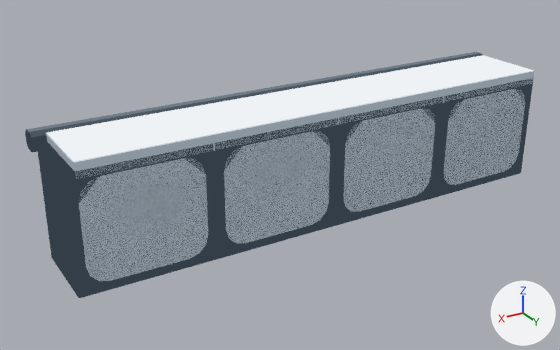
The glTF model Assets/TD2/Screen3D/Kit07/white/Terrain_TopRun4R.gltf as it was, and as the next commit left it.
Camera for both pictures: a 50 mm camera at (3.09, 5.03, 2.7) aimed at (0.24, 0.28, 0.32). The axes (+X, +Y, +Z) are drawn at lower right. The lights are the same throughout. The older version comes first. Vertices at exactly the same position are counted once.

Objects in the first picture: 'Terrain_TopRun4R_baked'.
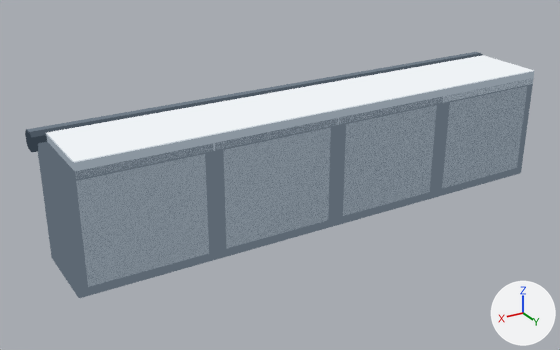
The change, as a diff of the scene's bpy script:
```diff
--- a/Assets/TD2/Screen3D/Kit07/white/Terrain_TopRun4R.gltf.py
+++ b/Assets/TD2/Screen3D/Kit07/white/Terrain_TopRun4R.gltf.py
@@ mat_k07_white_panel_wall_light @@
+mat_k07_white_panel_wall_light = bpy.data.materials.new('K07_white_panel_wall_light')
+# nodes: BsdfTransparent, Emission, LightPath, MixShader, OutputMaterial
+# colours: light grey #d9dfe4
@@ mat_k07_white_panel_wall @@
+mat_k07_white_panel_wall = bpy.data.materials.new('K07_white_panel_wall')
+# nodes: BsdfTransparent, Emission, LightPath, MixShader, OutputMaterial
+# colours: light grey #b3bcc4
@@ mat_k07_white_panel_wall_dark @@
+mat_k07_white_panel_wall_dark = bpy.data.materials.new('K07_white_panel_wall_dark')
+# nodes: BsdfTransparent, Emission, LightPath, MixShader, OutputMaterial
+# colours: grey #7f8a94
@@ mat_k07_white_seam_soft @@
+mat_k07_white_seam_soft = bpy.data.materials.new('K07_white_seam_soft')
+# nodes: BsdfTransparent, Emission, LightPath, MixShader, OutputMaterial
+# colours: greyish blue #5d6873
@@ me_terrain_toprun4r_001 @@
-me_terrain_toprun4r_001.from_pydata(...)  # 444 vertices, 868 faces; spans x -2.0..2.04, y -0.04..0.7, z 0.0..0.95
+me_terrain_toprun4r_001.from_pydata(...)  # 283 vertices, 548 faces; spans x -2.0..2.04, y -0.04..0.7, z 0.0..0.95
+# me_terrain_toprun4r_001 part 1: the loose piece of 64 vertices spanning x -1.94..-1.06, y 0.0..0.7, z 0.06..0.82 is rebuilt with 24 vertices and now spans x -1.94..-1.06, y 0.0..0.7, z 0.06..0.82
+# me_terrain_toprun4r_001 part 2: the loose piece of 64 vertices spanning x -0.94..-0.06, y 0.0..0.7, z 0.06..0.82 is rebuilt with 24 vertices and now spans x -0.94..-0.06, y 0.0..0.7, z 0.06..0.82
+# me_terrain_toprun4r_001 part 3: the loose piece of 64 vertices spanning x 0.06..0.94, y 0.0..0.7, z 0.06..0.82 is rebuilt with 24 vertices and now spans x 0.06..0.94, y 0.0..0.7, z 0.06..0.82
+# me_terrain_toprun4r_001 part 4
+# 64 vertices are removed from x 1.06..1.94, y 0.0..0.7, z 0.06..0.82
+# 230 faces are deleted
+# 15 vertices are added at x 1.06..1.94, y 0.0..0.7, z 0.06..0.82
+# 8 new vertices lie (0.0, 0.0, 0.74) away from vertices in x 1.06..1.94, y 0.0..0.7, z 0.07
+# 97 new faces join them, mat_k07_white_seam_soft
+# 25 new faces join them, mat_k07_white_panel_wall_dark
+# 7 new faces join them, mat_k07_white_panel_wall_light
+# 12 new faces join them, mat_k07_white_panel_wall
+# 6 new faces join them, mat_k07_white_panel_dark
+# 3 new faces join them, mat_k07_white_panel
+# me_terrain_toprun4r_001 part 5: 92 faces spanning x -2.0..2.0, y 0.08..0.7, z 0.0..0.88 switch from mat_k07_white_graphite_dark to mat_k07_white_seam_soft
 me_terrain_toprun4r_001.materials.append(mat_k07_white_panel_dark)
@@ me_terrain_toprun4r_001 @@
 me_terrain_toprun4r_001.materials.append(mat_k07_white_graphite)
+me_terrain_toprun4r_001.materials.append(mat_k07_white_panel_wall_dark)
+me_terrain_toprun4r_001.materials.append(mat_k07_white_panel_wall_light)
+me_terrain_toprun4r_001.materials.append(mat_k07_white_panel_wall)
```

Location of each change, (x1, y1, x2, y2) in pixels of the pictures (560 x 350 px):
part 1 of me_terrain_toprun4r_001, rebuilt (7% taller)
    before: (444, 89, 525, 185)
    after: (442, 86, 527, 189)
part 2 of me_terrain_toprun4r_001, rebuilt (7% taller)
    before: (344, 108, 435, 212)
    after: (343, 105, 437, 216)
part 3 of me_terrain_toprun4r_001, rebuilt (9% taller)
    before: (224, 131, 330, 243)
    after: (223, 127, 331, 249)
part 4 of me_terrain_toprun4r_001, reshaped
    both: (38, 125, 418, 298)
part 5 of me_terrain_toprun4r_001, recoloured
    both: (64, 78, 534, 298)
